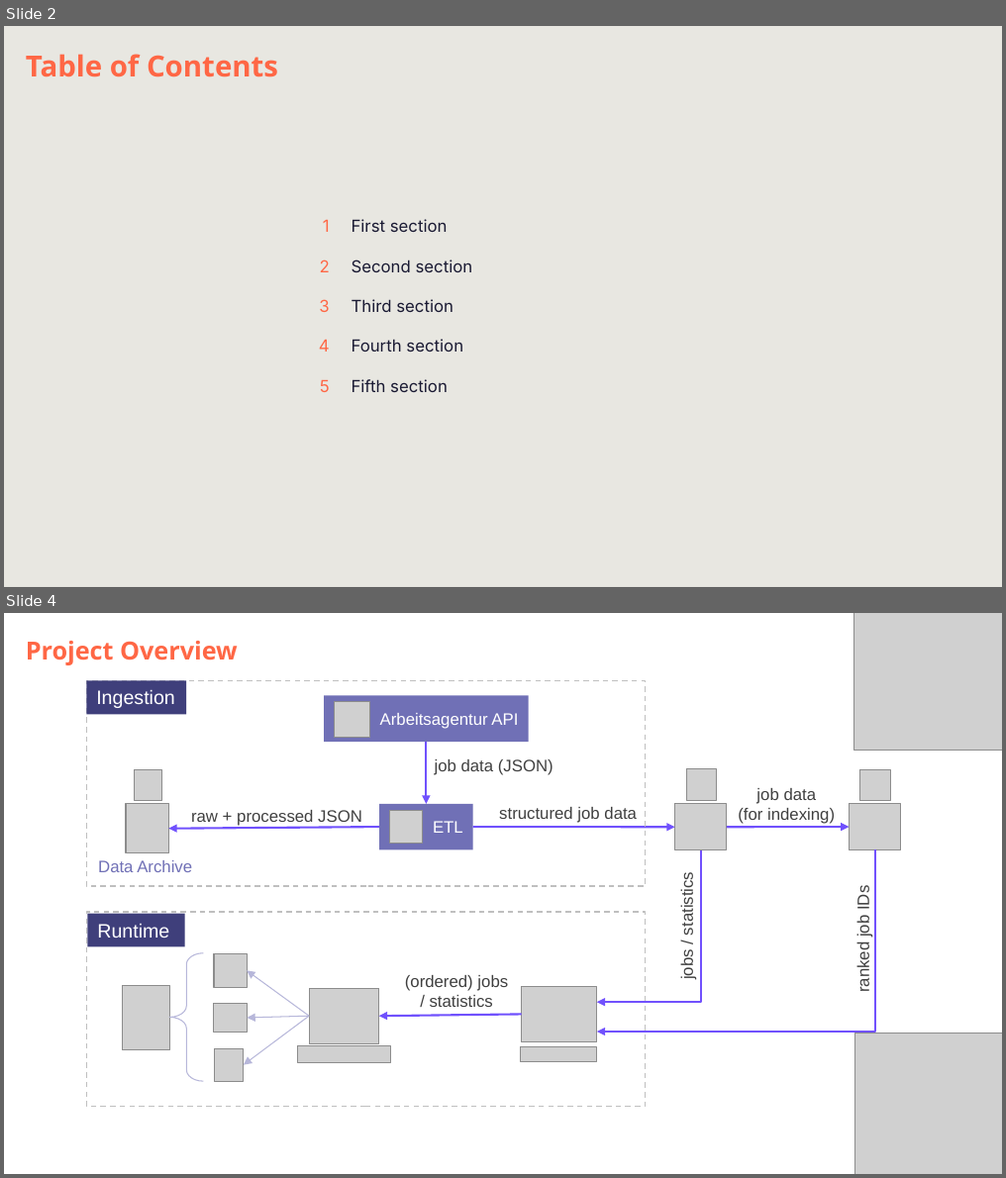
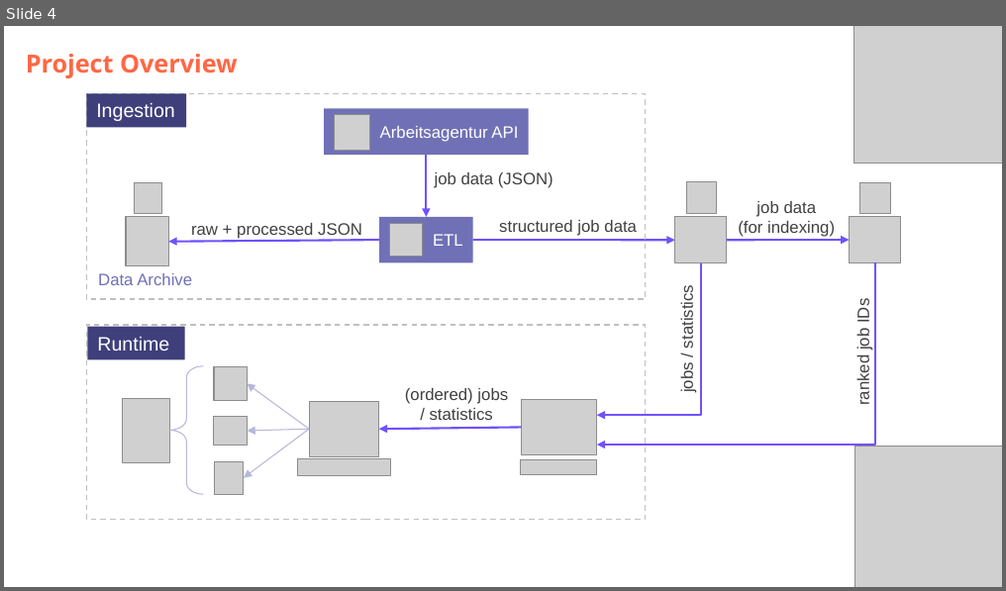
Before and after one commit to DataScientest-Studio/jun26bde-job-market, a slide deck: docs/defence/Defence.pptx. Shown one above the other, each under a label of ours: slides 2 and 4 before the commit, slide 4 after it; the slides between them are not shown. The pictures are 1006x1178 and 1006x591 pixels, drawn with LibreOffice and Linux fonts; fonts in the diff are those of the drawing; grey boxes stand for pictures; background and template pictures are left out. Boxes give left, top, right and bottom in pixels: in the first picture for what was removed or moved away, otherwise in the second. Text is boxed around its words. In the diff, an @@ line names an element or a change of style, - is before the commit and + after.

```diff
--- a/docs/defence/Defence.pptx
+++ b/docs/defence/Defence.pptx
@@ slide 2 removed at [4, 26, 1002, 587], background #E8E7E1 @@
@@ title removed at [26, 54, 278, 77] @@
-Table of Contents
@@ title removed at [319, 220, 330, 392] @@
-1
-2
-3
-4
-5
@@ title removed at [351, 219, 473, 392] @@
-First section
-Second section
-Third section
-Fourth section
-Fifth section
```
Also in this commit, not shown: 4 slides changed, 7 slides added, 1 other slide removed, 8 other files.
